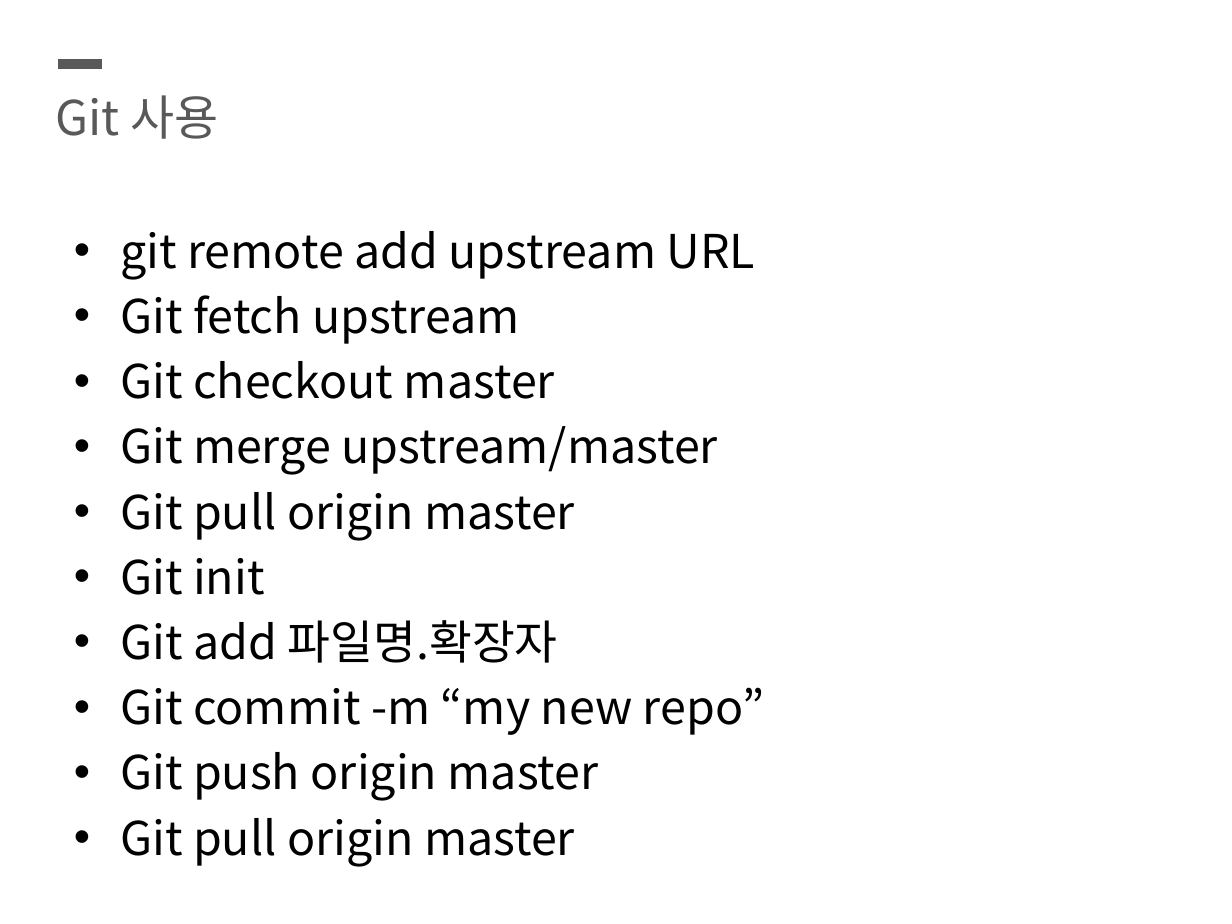
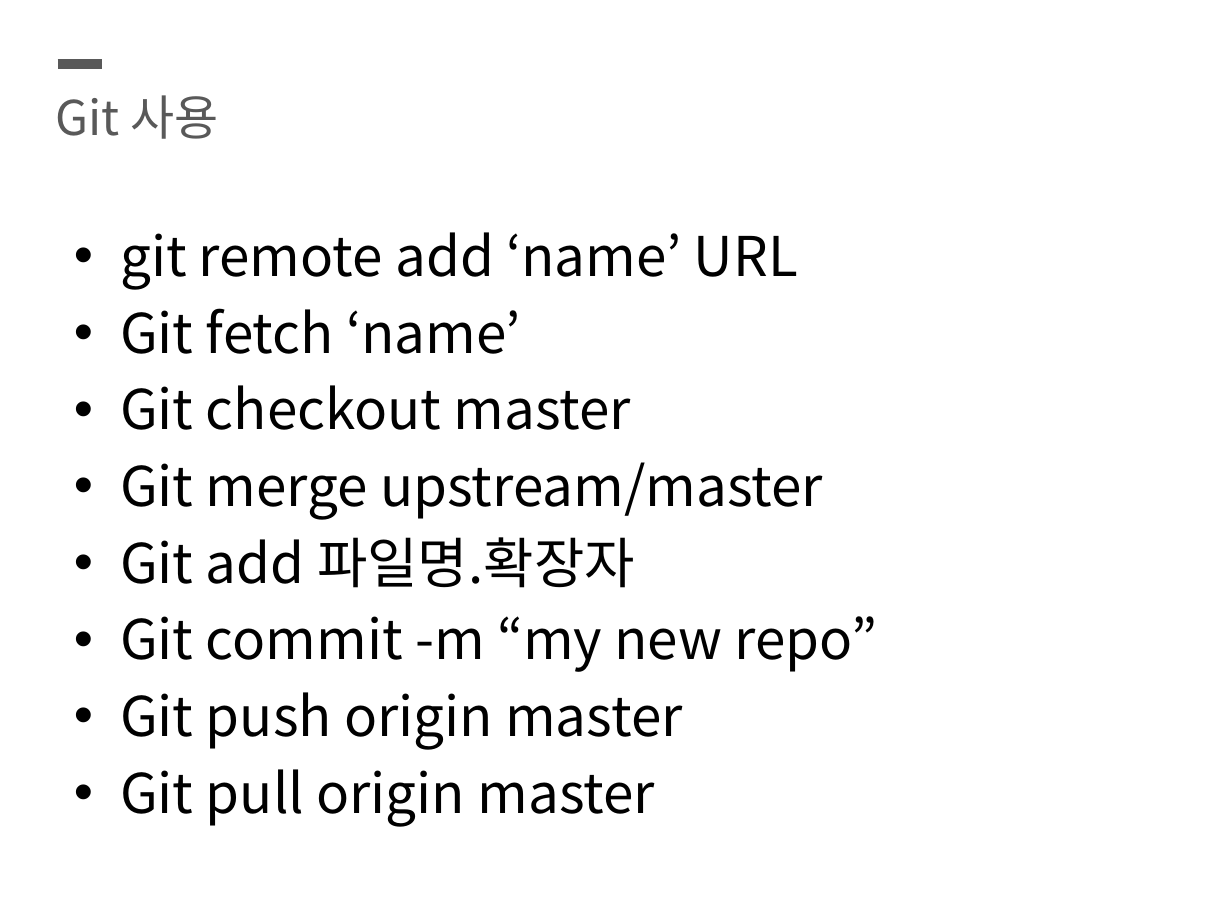
Before and after one commit to SeunghyunKing/OS_blue09, a slide deck: slide 8 of ppt.pptx (slide 7 before the commit). Drawn at 1232x924 pixels with LibreOffice and Linux fonts; fonts in the diff are those of the drawing. Boxes give left, top, right and bottom in pixels: in the first picture for what was removed or moved away, otherwise in the second. Text is boxed around its words. In the diff, an @@ line names an element or a change of style, - is before the commit and + after.

```diff
--- a/ppt.pptx
+++ b/ppt.pptx
@@ text at box(120, 232, 798, 354): text changed; size 27.2 to 32 pt @@
-• git remote add upstream URL
-• Git fetch upstream
+• git remote add ‘name’ URL
+• Git fetch ‘name’
@@ text at box(120, 385, 878, 827): size 27.2 to 32 pt in "Git checkout master", "Git merge upstream/master", "Git add 파일명.확장자", "Git commit -m “my new repo”" and 2 more places @@
@@ text at box(120, 492, 575, 595): paragraphs removed @@
-• Git pull origin master
-• Git init
```
Also in this commit, not shown: 3 other slides changed, 2 slides added.
